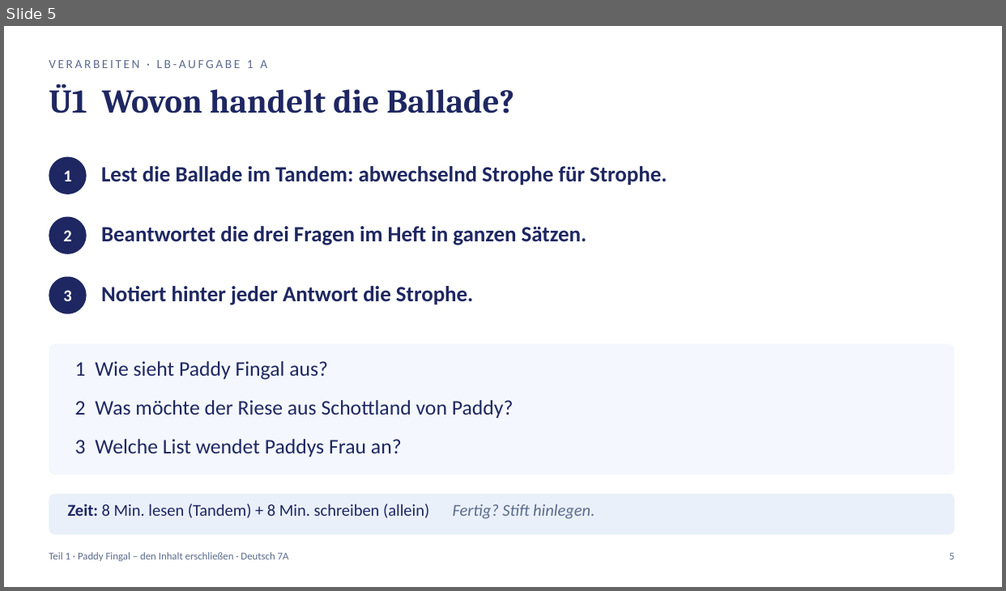
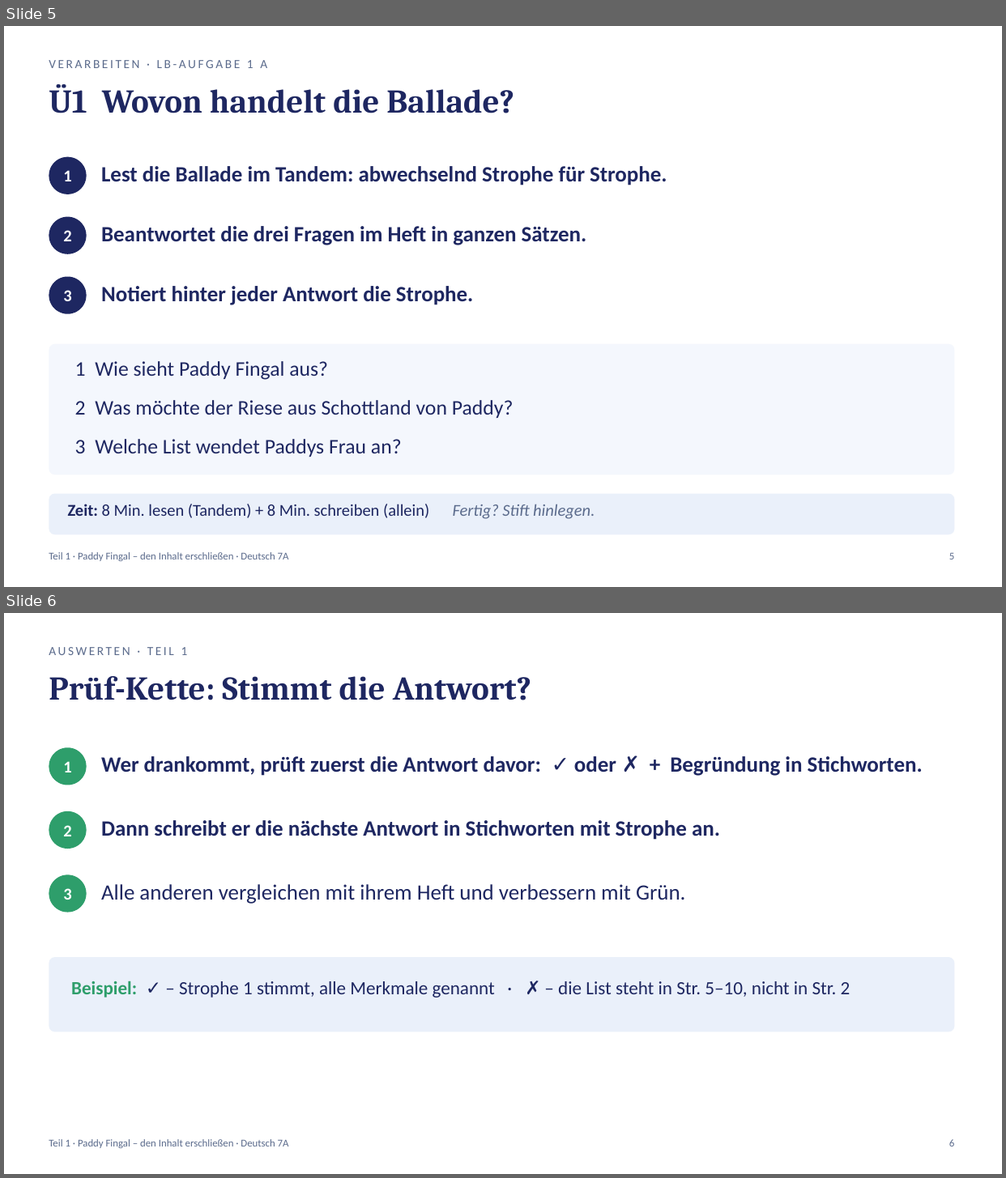
Before and after one commit to golzkonstantin-gif/Schule, a slide deck: Deutsch_7A/Balladen/Woche2/Mittwoch_04-11_Deutsch_7A.pptx. Shown one above the other, each under a label of ours: slide 5 before the commit, slides 5 and 6 after it. The pictures are 1006x591 and 1006x1178 pixels, drawn with LibreOffice and Linux fonts; fonts in the diff are those of the drawing. Boxes give left, top, right and bottom in pixels: in the first picture for what was removed or moved away, otherwise in the second. Text is boxed around its words. In the diff, an @@ line names an element or a change of style, - is before the commit and + after.

```diff
--- a/Deutsch_7A/Balladen/Woche2/Mittwoch_04-11_Deutsch_7A.pptx
+++ b/Deutsch_7A/Balladen/Woche2/Mittwoch_04-11_Deutsch_7A.pptx
@@ slide 6 added at [4,613,1002,1174], background #FFFFFF @@
@@ text added at [49,647,188,655], 12 pt, text #5B6B8C @@
+AUSWERTEN · TEIL 1
@@ text added at [49,676,531,700], 32 pt, text #1E2761, bold @@
+Prüf-Kette: Stimmt die Antwort?
@@ ellipse added at [49,747,87,786], fill #2E9E6B @@
@@ text added at [101,756,923,776], 21 pt, text #1E2761, bold @@
+Wer drankommt, prüft zuerst die Antwort davor: ✓ oder ✗ + Begründung in Stichworten.
@@ text added at [63,761,71,773], 16 pt, text #FFFFFF, bold @@
+1
@@ ellipse added at [49,811,87,849], fill #2E9E6B @@
@@ text added at [63,825,71,837], 16 pt, text #FFFFFF, bold @@
+2
@@ text added at [101,820,720,840], 21 pt, text #1E2761, bold @@
+Dann schreibt er die nächste Antwort in Stichworten mit Strophe an.
@@ ellipse added at [49,875,87,913], fill #2E9E6B @@
@@ text added at [63,888,71,900], 16 pt, text #FFFFFF, bold @@
+3
@@ text added at [101,884,685,904], 21 pt, text #1E2761 @@
+Alle anderen vergleichen mit ihrem Heft und verbessern mit Grün.
@@ rounded rectangle added at [49,957,955,1033], fill #EAF0FA @@
@@ text added at [71,982,850,998], 18 pt, text #1E2761 @@
+Beispiel: ✓ – Strophe 1 stimmt, alle Merkmale genannt · ✗ – die List steht in Str. 5–10, nicht in Str. 2
@@ text added at [49,1139,289,1148], 10 pt, text #5B6B8C @@
+Teil 1 · Paddy Fingal – den Inhalt erschließen · Deutsch 7A
@@ text added at [949,1139,954,1147], 10 pt, text #5B6B8C @@
+6
```
Also in this commit, not shown: 1 slide changed, 2 other slides added, 2 slides removed, 16 other files.
